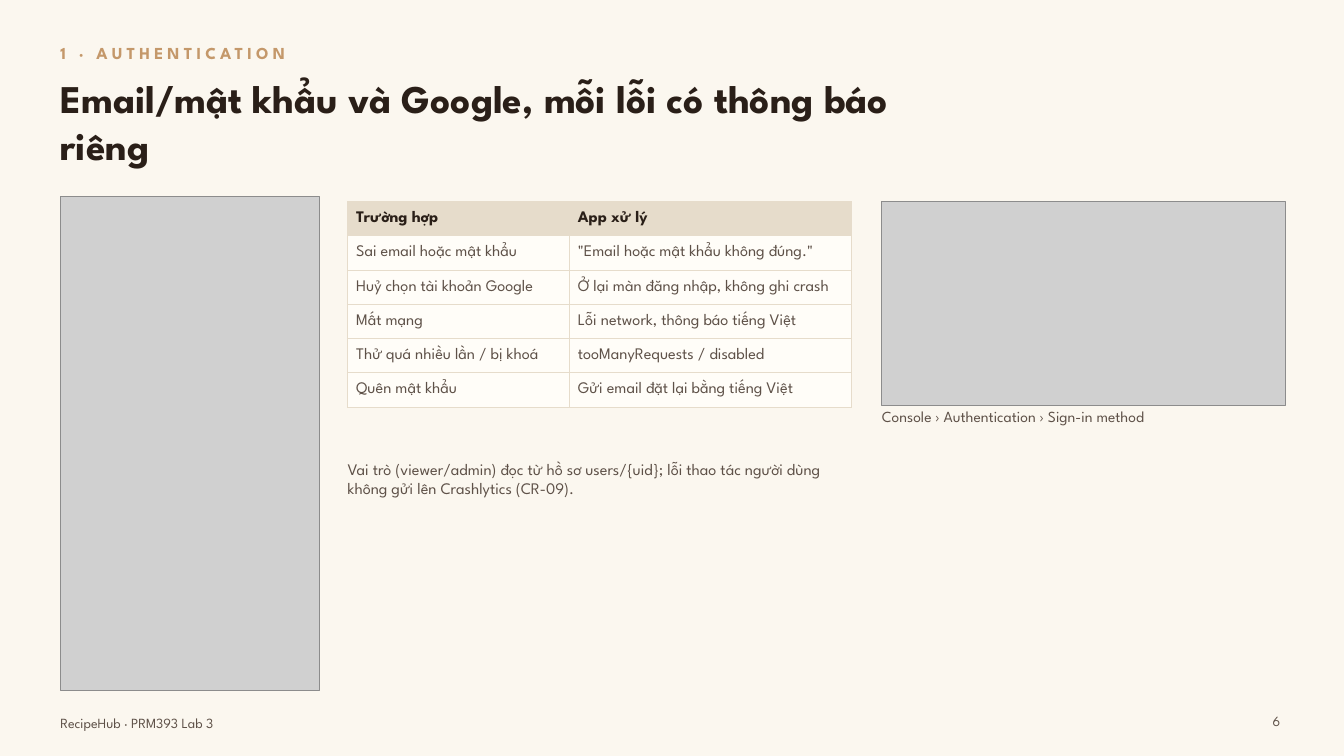
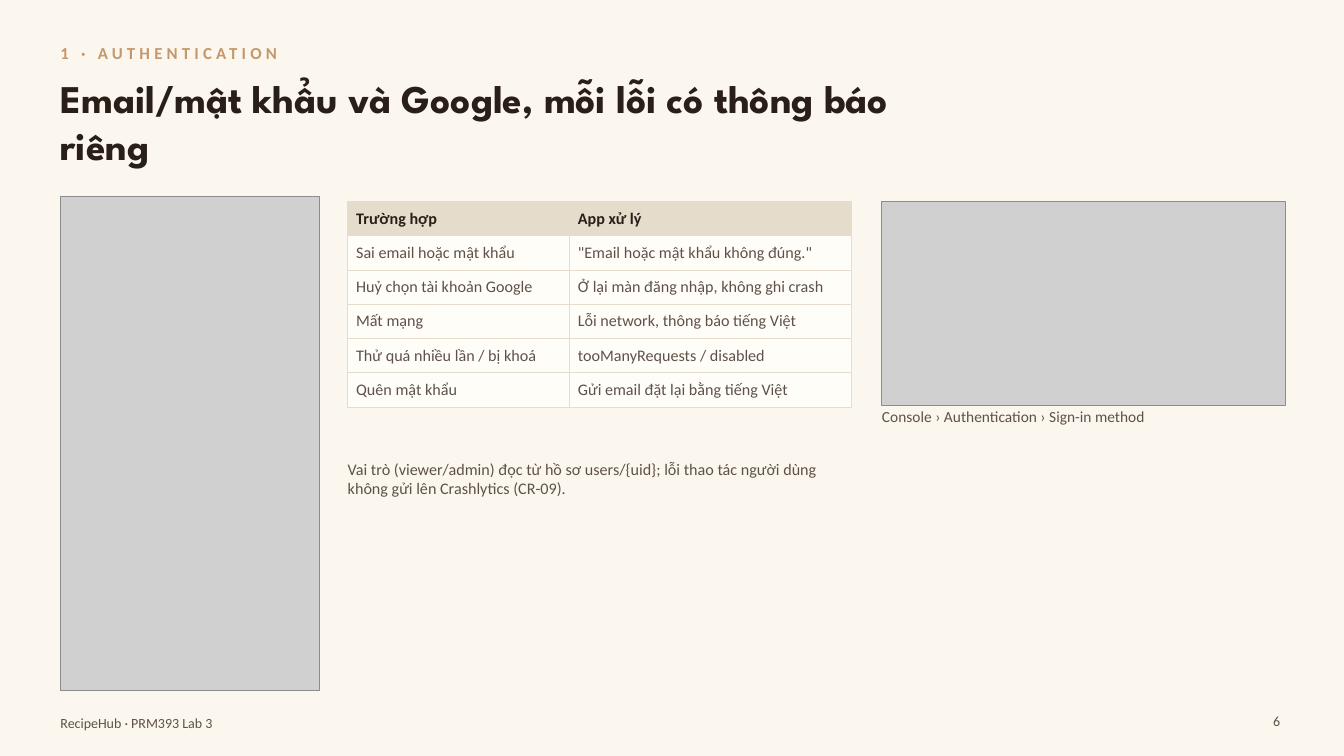
Before and after one commit to SonNPXSE183201/RecipeHub_Mobile, a slide deck: slide 6 of slides/Lab03_SE183201_slides.pptx. Drawn at 1344x756 pixels with LibreOffice and Linux fonts; fonts in the diff are those of the drawing; grey boxes stand for pictures. Boxes give left, top, right and bottom in pixels: in the first picture for what was removed or moved away, otherwise in the second. Text is boxed around its words. In the diff, an @@ line names an element or a change of style, - is before the commit and + after.

```diff
--- a/slides/Lab03_SE183201_slides.pptx
+++ b/slides/Lab03_SE183201_slides.pptx
@@ table at bbox=[348, 202, 852, 402] @@
@@ font League Spartan to Calibri @@
@@ font League Spartan to Calibri in 4 elements at bbox=[60, 48, 68, 59], bbox=[348, 462, 816, 497], bbox=[882, 411, 1144, 425], bbox=[60, 718, 212, 730] @@
```
Also in this commit, not shown: 13 other slides changed, 1 slide added, 1 slide removed, 1 other file.
